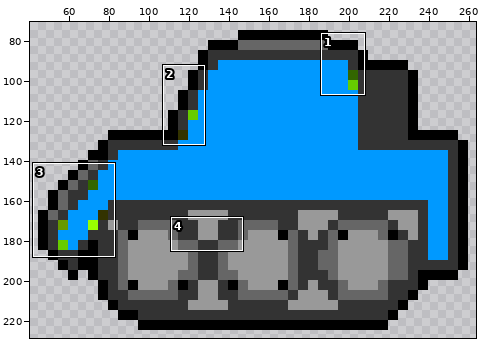
Sprite sheet: Assets/Sprites/Tanks/tank_move/tank2_move1.png. Above: a wide view before the commit, with the close-up outlined.
Close-up. Old version:
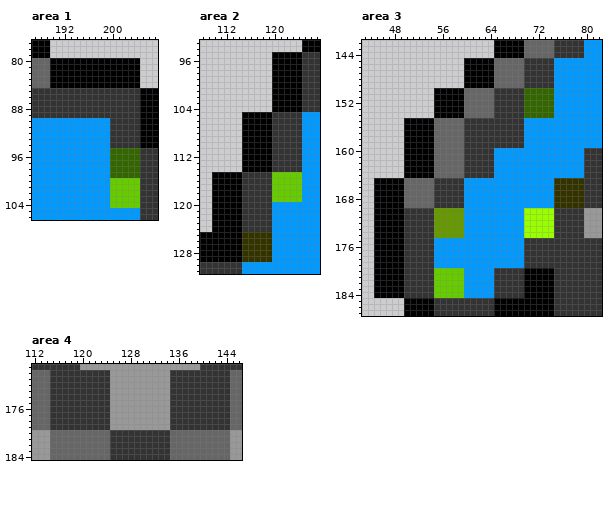
The file is 300x300 pixels. Colours within 5 levels of each other are drawn and written as one. Shown: area 1: x 187..207, y 77..106; area 2: x 108..127, y 93..131; area 3: x 43..82, y 142..187; area 4: x 112..146, y 169..184. The wide view leaves out empty margins. The commit also changed other parts of the picture, which this record leaves out.
Now the later version:
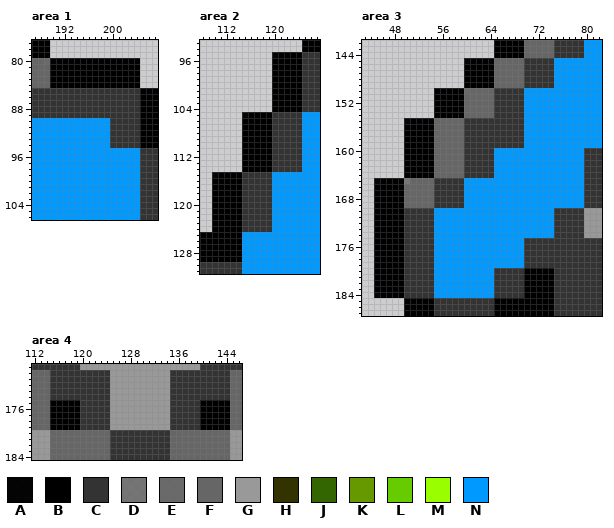
Palette (. is transparent): A #000000f9  B #000000  C #333333  D #666666d9  E #666666f5  F #666666  G #999999  H #333300  J #336600  K #669900  L #66cc00  M #99ff00  N #0099ff
Changes in this commit:
Area 1:
y 80: x 189 F -> E
y 95..99: x 200..204 JJJJJ -> NNNNN
y 100..104: x 200..204 LLLLL -> NNNNN
Area 2:
y 95: x 120 B -> A
y 105: x 115 B -> A
y 115: x 110 B -> A; x 120..124 LLLLL -> NNNNN
y 116..119: x 120..124 LLLLL -> NNNNN
y 125..129: x 115..119 HHHHH -> NNNNN
Area 3:
y 145: x 60 B -> A
y 150: x 60 F -> E; x 70..74 JJJJJ -> NNNNN
y 151..154: x 70..74 JJJJJ -> NNNNN
y 155: x 50 B -> A
y 165: x 45 B -> A; x 50 F -> D; x 75..79 HHHHH -> NNNNN
y 166..169: x 75..79 HHHHH -> NNNNN
y 170..174: x 55..59 KKKKK -> NNNNN; x 70..74 MMMMM -> NNNNN
y 180..183: x 55..59 LLLLL -> NNNNN
y 184: x 45 B -> A; x 55..59 LLLLL -> NNNNN
Area 4:
y 175..179: x 115..119 CCCCC -> BBBBB; x 140..144 CCCCC -> BBBBB
